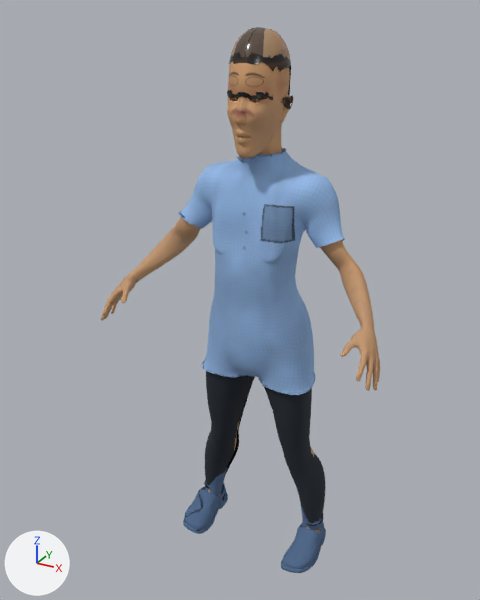
One commit to the glTF model studio/public/assets/characters/char.anak-laki/char.anak-laki.glb: the scene before it, then after it.
The view is the same before and after, from a 50 mm lens placed at (0.587, -1.179, 1.185), pointed at (-0.031, -0.055, 0.623). Arrows for +X, +Y and +Z are at lower left; the lights stay in place. The picture after the commit comes second.

Before the edit, the objects in view are built like this:
```python
ob_char_anak_laki_mesh = bpy.data.objects.new('char.anak-laki-mesh', me_char_anak_laki)
ob_char_anak_laki_mesh.location = (0.0, 0.0, 0.0)
```
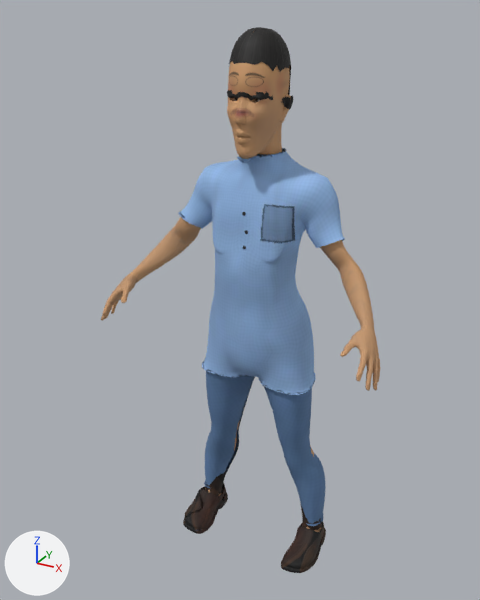
What differs and where, as boxes (x1, y1, x2, y2) in the pictures (480 x 600 px):
```json
{"object": "char.anak-laki-mesh", "change": "surface changed", "before": [183, 27, 326, 573], "after": [183, 27, 326, 573], "on screen": "black to blue"}
```

Edits to the scene script, one JSON object a line:
```json
{"op": "add", "block": "img_tex34", "code": ["img_tex34 = load_image('tex34', '_unpacked/tex34', 512, 512, 'Non-Color')"]}
{"op": "add", "block": "img_tex33", "code": ["img_tex33 = load_image('tex33', '_unpacked/tex33', 512, 512, 'sRGB')"]}
{"op": "add", "block": "img_tex35", "code": ["img_tex35 = load_image('tex35', '_unpacked/tex35', 512, 512, 'Non-Color')"]}
{"block": "mat_cloth_pants", "where": "n2 = _N.new('ShaderNodeTexImage'); n2.name = 'Image Texture'"}
{"op": "set", "path": "n2.image", "old": "img_tex9", "new": "img_tex12"}
{"block": "mat_cloth_pants", "where": "n4 = _N.new('ShaderNodeTexImage'); n4.name = 'Image Texture.001'"}
{"op": "set", "path": "n4.image", "old": "img_tex10", "new": "img_tex13"}
{"block": "mat_cloth_pants", "where": "n6 = _N.new('ShaderNodeTexImage'); n6.name = 'Image Texture.002'"}
{"op": "set", "path": "n6.image", "old": "img_tex11", "new": "img_tex14"}
{"block": "mat_cloth_shoes01", "where": "n2 = _N.new('ShaderNodeTexImage'); n2.name = 'Image Texture'"}
{"op": "set", "path": "n2.image", "old": "img_tex15", "new": "img_tex18"}
{"block": "mat_cloth_shoes01", "where": "n4 = _N.new('ShaderNodeTexImage'); n4.name = 'Image Texture.001'"}
{"op": "set", "path": "n4.image", "old": "img_tex16", "new": "img_tex19"}
{"block": "mat_cloth_shoes01", "where": "n6 = _N.new('ShaderNodeTexImage'); n6.name = 'Image Texture.002'"}
{"op": "set", "path": "n6.image", "old": "img_tex17", "new": "img_tex20"}
{"block": "mat_hair", "where": "n4 = _N.new('ShaderNodeTexImage'); n4.name = 'Image Texture'"}
{"op": "set", "path": "n4.image", "old": "img_tex30", "new": "img_tex33"}
{"block": "mat_hair", "where": "n7 = _N.new('ShaderNodeTexImage'); n7.name = 'Image Texture.001'"}
{"op": "set", "path": "n7.image", "old": "img_tex31", "new": "img_tex34"}
{"block": "mat_hair", "where": "n9 = _N.new('ShaderNodeTexImage'); n9.name = 'Image Texture.002'"}
{"op": "set", "path": "n9.image", "old": "img_tex32", "new": "img_tex35"}
```
